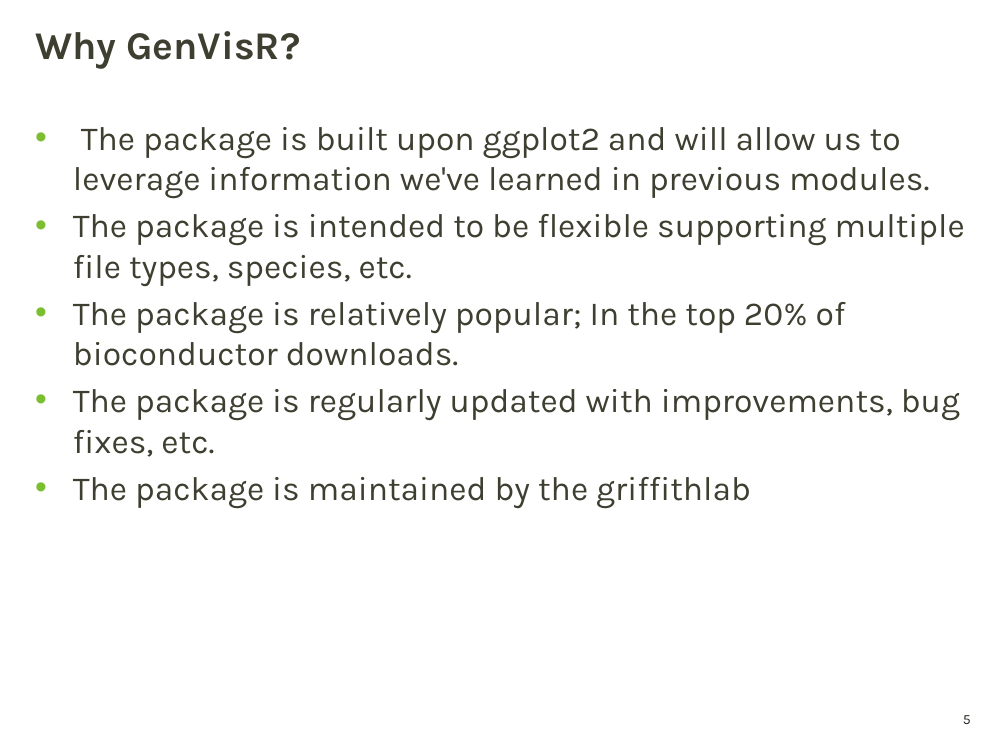
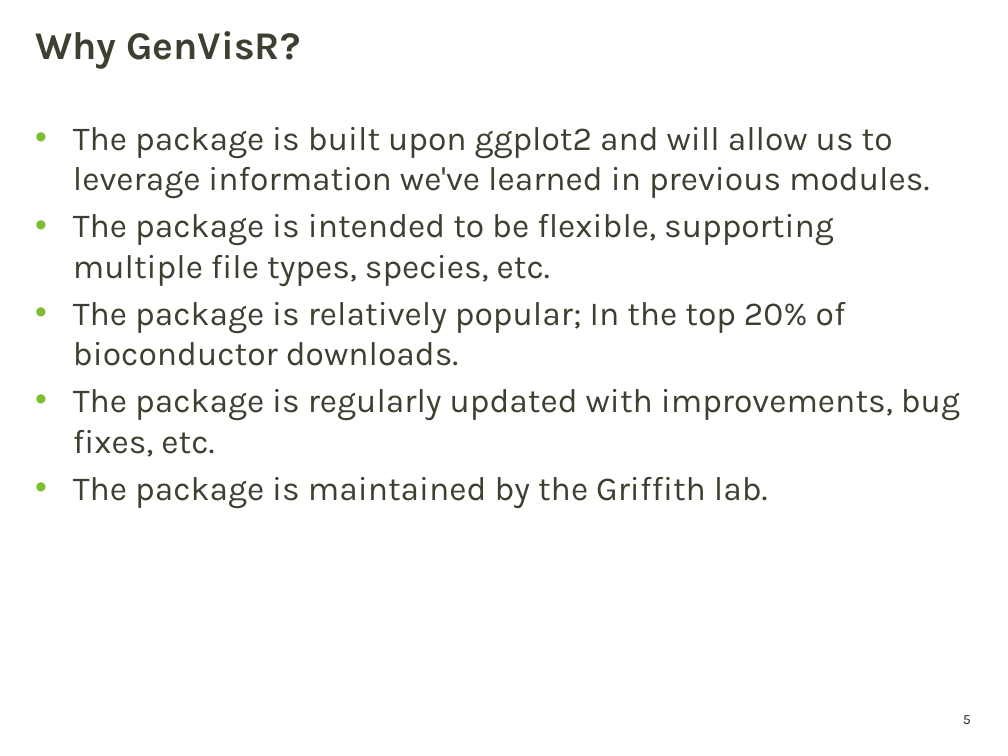
Before and after one commit to griffithlab/gen-viz-lectures, a slide deck: slide 5 of GenViz_Module3_Lecture.pptx. Drawn at 1008x756 pixels with LibreOffice and Linux fonts; fonts in the diff are those of the drawing; background and template pictures are left out. Boxes give left, top, right and bottom in pixels: in the first picture for what was removed or moved away, otherwise in the second. Text is boxed around its words. In the diff, an @@ line names an element or a change of style, - is before the commit and + after.

Commit message:
minor updates to lectures 3 and 4

```diff
--- a/GenViz_Module3_Lecture.pptx
+++ b/GenViz_Module3_Lecture.pptx
@@ text at (x1=73, y1=214, x2=834, y2=287): text changed @@
-• The package is intended to be flexible supporting multiple file types, species, etc.
+• The package is intended to be flexible, supporting multiple file types, species, etc.
@@ text at (x1=73, y1=477, x2=768, y2=508): text changed @@
-• The package is maintained by the griffithlab
+• The package is maintained by the Griffith lab.
```
Also in this commit, not shown: 3 other slides changed, 2 other files.
